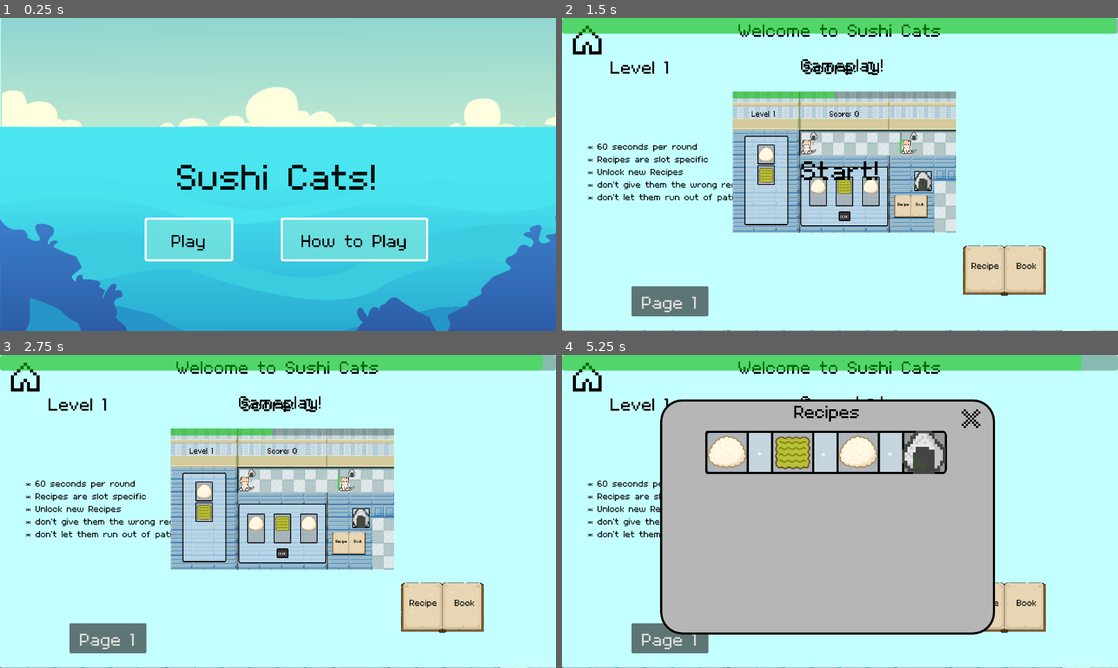
Above: before the commit, frames 1-4 (two rows, left to right).
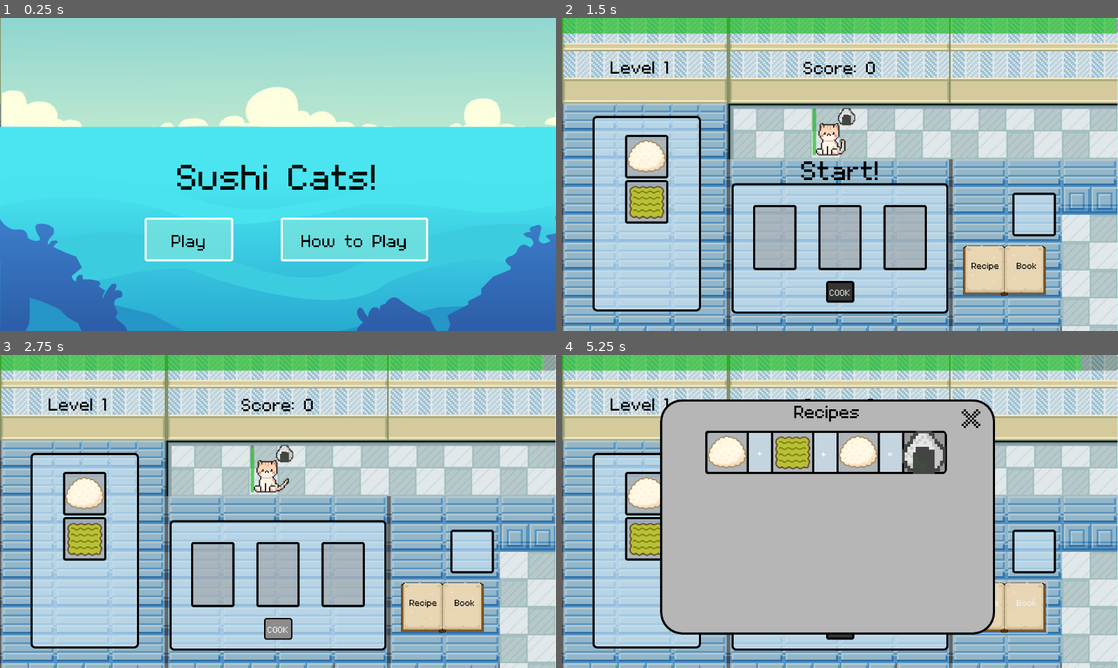
Above: after the commit, the same moments.

Repository: leobarber3/sushiCats
Game: Godot game, scene res://scenes/main.tscn
Same seed, same stepped clock (60 frames per second), same inputs: the game is played once before the commit and once after it.
Inputs (mouse positions are in pixels of both pictures, inside the frame that each line leads up to):
- Up to frame 1 (0.25 s): no input
- Up to frame 2 (1.5 s): click (589, 39) at 0.52 s; click "Play" at 1.25 s
- Up to frame 3 (2.75 s): click "COOK" at 2 s
- Up to frame 4 (5.25 s): click "Recipe Book" at 2.75 s; click (667, 636) at 3.5 s, where only the run before the commit has a clickable "Page 1"; click (1001, 646) at 4.25 s, where only the run before the commit has a clickable "Page 2"; tap Enter (ui_accept) at 5 s; hold Right (move_right) from 5.03 s (still down); tap 1 (stop) at 5.1 s

The runs differ from the first frame. In frame 1, less than 0.1% of the frame differs, in the area x 0-1%, y 0-35%; in frame 2, 89%; in frame 3, 89%, in the area x 0-100%, y 0-100%; in frame 4, 50%.

Commit message:
how to play buttons done

Diff:
--- a/scenes/HUD.tscn
+++ b/scenes/HUD.tscn
@@ -13,6 +13,78 @@
 
 [sub_resource type="StyleBoxEmpty" id="StyleBoxEmpty_twldb"]
 
+[sub_resource type="StyleBoxFlat" id="StyleBoxFlat_t8u3o"]
+bg_color = Color(0.21176471, 0.7647059, 0.8039216, 0.54901963)
+border_width_left = 5
+border_width_top = 5
+border_width_right = 5
+border_width_bottom = 5
+border_color = Color(0, 0, 0, 1)
+corner_radius_top_left = 5
+corner_radius_top_right = 5
+corner_radius_bottom_right = 5
+corner_radius_bottom_left = 5
+
+[sub_resource type="StyleBoxFlat" id="StyleBoxFlat_pn61u"]
+bg_color = Color(0.19371587, 0.85757273, 0.8757692, 0.54901963)
+border_width_left = 5
+border_width_top = 5
+border_width_right = 5
+border_width_bottom = 5
+border_color = Color(0, 0, 0, 1)
+corner_radius_top_left = 5
+corner_radius_top_right = 5
+corner_radius_bottom_right = 5
+corner_radius_bottom_left = 5
+
+[sub_resource type="StyleBoxFlat" id="StyleBoxFlat_rvumk"]
+bg_color = Color(0.19215687, 0.85882354, 0.8745098, 0.54901963)
+border_width_left = 5
+border_width_top = 5
+border_width_right = 5
+border_width_bottom = 5
+border_color = Color(0, 0, 0, 1)
+corner_radius_top_left = 5
+corner_radius_top_right = 5
+corner_radius_bottom_right = 5
+corner_radius_bottom_left = 5
+
+[sub_resource type="StyleBoxFlat" id="StyleBoxFlat_rq3sv"]
+bg_color = Color(0.21176471, 0.7647059, 0.8039216, 0.54901963)
+border_width_left = 5
+border_width_top = 5
+border_width_right = 5
+border_width_bottom = 5
+border_color = Color(0, 0, 0, 1)
+corner_radius_top_left = 5
+corner_radius_top_right = 5
+corner_radius_bottom_right = 5
+corner_radius_bottom_left = 5
+
+[sub_resource type="StyleBoxFlat" id="StyleBoxFlat_u5cq1"]
+bg_color = Color(0.19215687, 0.85882354, 0.8745098, 0.54901963)
+border_width_left = 5
+border_width_top = 5
+border_width_right = 5
+border_width_bottom = 5
+border_color = Color(0, 0, 0, 1)
+corner_radius_top_left = 5
+corner_radius_top_right = 5
+corner_radius_bottom_right = 5
+corner_radius_bottom_left = 5
+
+[sub_resource type="StyleBoxFlat" id="StyleBoxFlat_5eteg"]
+bg_color = Color(0.19215687, 0.85882354, 0.8745098, 0.54901963)
+border_width_left = 5
+border_width_top = 5
+border_width_right = 5
+border_width_bottom = 5
+border_color = Color(0, 0, 0, 1)
+corner_radius_top_left = 5
+corner_radius_top_right = 5
+corner_radius_bottom_right = 5
+corner_radius_bottom_left = 5
+
 [sub_resource type="StyleBoxFlat" id="StyleBoxFlat_k4w17"]
 bg_color = Color(0.71212894, 0.71212953, 0.71212924, 1)
 border_width_left = 5
@@ -184,6 +256,7 @@
 offset_bottom = 40.0
 
 [node name="HowToPlayScreen" type="Control" parent="ScreenManager" unique_id=876507751]
+visible = false
 anchors_preset = 0
 offset_right = 926.0
 offset_bottom = 858.0
@@ -250,6 +323,92 @@
 offset_left = 60.0
 offset_top = 281.0
 offset_right = 1168.0
+offset_bottom = 662.0
+theme_override_colors/font_color = Color(0, 0, 0, 1)
+theme_override_fonts/font = ExtResource("3_7hsmw")
+theme_override_font_sizes/font_size = 32
+text = "* 60 seconds per round
+* Recipes are slot specific
+* Unlock new Recipes
+* don't give them the wrong recipe
+* don't let them run out of patience
+* get score >= 50 to advance to next level
+"
+
+[node name="HomeButton" type="Button" parent="ScreenManager/HowToPlayScreen" unique_id=1247055201]
+layout_mode = 0
+offset_left = 19.0
+offset_top = 14.0
+offset_right = 97.0
+offset_bottom = 88.0
+theme_override_fonts/font = ExtResource("3_7hsmw")
+theme_override_font_sizes/font_size = 64
+theme_override_styles/normal = SubResource("StyleBoxEmpty_twldb")
+icon = ExtResource("5_k4w17")
+icon_alignment = 1
+expand_icon = true
+
+[node name="PageTwoButton" type="Button" parent="ScreenManager/HowToPlayScreen" unique_id=702412792]
+layout_mode = 0
+offset_left = 1020.0
+offset_top = 626.0
+offset_right = 1197.0
+offset_bottom = 695.0
+theme_override_colors/font_color = Color(1, 1, 1, 1)
+theme_override_colors/font_pressed_color = Color(0, 0, 0, 1)
+theme_override_colors/font_hover_color = Color(0, 0, 0, 1)
+theme_override_fonts/font = ExtResource("3_7hsmw")
+theme_override_font_sizes/font_size = 64
+theme_override_styles/normal = SubResource("StyleBoxFlat_t8u3o")
+theme_override_styles/pressed = SubResource("StyleBoxFlat_pn61u")
+theme_override_styles/hover = SubResource("StyleBoxFlat_rvumk")
+text = "Page 2"
+
+[node name="HowToPlayScreen2" type="Control" parent="ScreenManager" unique_id=2095212888]
+visible = false
+anchors_preset = 0
+offset_right = 926.0
+offset_bottom = 858.0
+
+[node name="ColorRect" type="ColorRect" parent="ScreenManager/HowToPlayScreen2" unique_id=1216916200]
+layout_mode = 0
+offset_right = 1280.0
+offset_bottom = 718.0
+color = Color(0.76862746, 1, 1, 1)
+
+[node name="TitleLabel" type="Label" parent="ScreenManager/HowToPlayScreen2/ColorRect" unique_id=1909251024]
+layout_mode = 1
+anchors_preset = 5
+anchor_left = 0.5
+anchor_right = 0.5
+offset_left = -640.0
+offset_right = 640.0
+offset_bottom = 153.0
+grow_horizontal = 2
+theme_override_colors/font_color = Color(0, 0, 0, 1)
+theme_override_fonts/font = ExtResource("3_7hsmw")
+theme_override_font_sizes/font_size = 64
+text = "Welcome to Sushi Cats"
+horizontal_alignment = 1
+
+[node name="HowToPlayTitle" type="Label" parent="ScreenManager/HowToPlayScreen2/ColorRect" unique_id=561690780]
+layout_mode = 0
+offset_left = 11.0
+offset_top = 60.0
+offset_right = 1281.0
+offset_bottom = 152.0
+theme_override_colors/font_color = Color(0, 0, 0, 1)
+theme_override_fonts/font = ExtResource("3_7hsmw")
+theme_override_font_sizes/font_size = 64
+text = "Gameplay!"
+horizontal_alignment = 1
+vertical_alignment = 1
+
+[node name="HowToPlayText" type="Label" parent="ScreenManager/HowToPlayScreen2/ColorRect" unique_id=1598671513]
+layout_mode = 0
+offset_left = 60.0
+offset_top = 281.0
+offset_right = 444.0
 offset_bottom = 662.0
 theme_override_colors/font_color = Color(0, 0, 0, 1)
 theme_override_fonts/font = ExtResource("3_7hsmw")
@@ -261,84 +420,6 @@
 * don't let them run out of patience
 "
 
-[node name="HomeButton" type="Button" parent="ScreenManager/HowToPlayScreen" unique_id=1247055201]
-layout_mode = 0
-offset_left = 19.0
-offset_top = 14.0
-offset_right = 97.0
-offset_bottom = 88.0
-theme_override_fonts/font = ExtResource("3_7hsmw")
-theme_override_font_sizes/font_size = 64
-theme_override_styles/normal = SubResource("StyleBoxEmpty_twldb")
-icon = ExtResource("5_k4w17")
-icon_alignment = 1
-expand_icon = true
-
-[node name="PageTwoButton" type="Button" parent="ScreenManager/HowToPlayScreen" unique_id=702412792]
-layout_mode = 0
-offset_left = 920.0
-offset_top = 635.0
-offset_right = 1097.0
-offset_bottom = 704.0
-theme_override_fonts/font = ExtResource("3_7hsmw")
-theme_override_font_sizes/font_size = 64
-text = "Page 2"
-
-[node name="HowToPlayScreen2" type="Control" parent="ScreenManager" unique_id=2095212888]
-anchors_preset = 0
-offset_right = 926.0
-offset_bottom = 858.0
-
-[node name="ColorRect" type="ColorRect" parent="ScreenManager/HowToPlayScreen2" unique_id=1216916200]
-layout_mode = 0
-offset_right = 1280.0
-offset_bottom = 718.0
-color = Color(0.76862746, 1, 1, 1)
-
-[node name="TitleLabel" type="Label" parent="ScreenManager/HowToPlayScreen2/ColorRect" unique_id=1909251024]
-layout_mode = 1
-anchors_preset = 5
-anchor_left = 0.5
-anchor_right = 0.5
-offset_left = -640.0
-offset_right = 640.0
-offset_bottom = 153.0
-grow_horizontal = 2
-theme_override_colors/font_color = Color(0, 0, 0, 1)
-theme_override_fonts/font = ExtResource("3_7hsmw")
-theme_override_font_sizes/font_size = 64
-text = "Welcome to Sushi Cats"
-horizontal_alignment = 1
-
-[node name="HowToPlayTitle" type="Label" parent="ScreenManager/HowToPlayScreen2/ColorRect" unique_id=561690780]
-layout_mode = 0
-offset_left = 11.0
-offset_top = 60.0
-offset_right = 1281.0
-offset_bottom = 152.0
-theme_override_colors/font_color = Color(0, 0, 0, 1)
-theme_override_fonts/font = ExtResource("3_7hsmw")
-theme_override_font_sizes/font_size = 64
-text = "Gameplay!"
-horizontal_alignment = 1
-vertical_alignment = 1
-
-[node name="HowToPlayText" type="Label" parent="ScreenManager/HowToPlayScreen2/ColorRect" unique_id=1598671513]
-layout_mode = 0
-offset_left = 60.0
-offset_top = 281.0
-offset_right = 444.0
-offset_bottom = 662.0
-theme_override_colors/font_color = Color(0, 0, 0, 1)
-theme_override_fonts/font = ExtResource("3_7hsmw")
-theme_override_font_sizes/font_size = 32
-text = "* 60 seconds per round
-* Recipes are slot specific
-* Unlock new Recipes
-* don't give them the wrong recipe
-* don't let them run out of patience
-"
-
 [node name="TextureRect" type="TextureRect" parent="ScreenManager/HowToPlayScreen2/ColorRect" unique_id=2040142066]
 layout_mode = 0
 offset_left = 393.0
@@ -363,12 +444,18 @@
 
 [node name="PageOneButton" type="Button" parent="ScreenManager/HowToPlayScreen2" unique_id=107379645]
 layout_mode = 0
-offset_left = 160.0
-offset_top = 617.0
-offset_right = 337.0
-offset_bottom = 686.0
-theme_override_fonts/font = ExtResource("3_7hsmw")
-theme_override_font_sizes/font_size = 64
+offset_left = 100.0
+offset_top = 626.0
+offset_right = 277.0
+offset_bottom = 695.0
+theme_override_colors/font_color = Color(1, 1, 1, 1)
+theme_override_colors/font_pressed_color = Color(0, 0, 0, 1)
+theme_override_colors/font_hover_color = Color(0, 0, 0, 1)
+theme_override_fonts/font = ExtResource("3_7hsmw")
+theme_override_font_sizes/font_size = 64
+theme_override_styles/normal = SubResource("StyleBoxFlat_rq3sv")
+theme_override_styles/pressed = SubResource("StyleBoxFlat_u5cq1")
+theme_override_styles/hover = SubResource("StyleBoxFlat_5eteg")
 text = "Page 1"
 
 [node name="RecipeBookScreen" type="Control" parent="ScreenManager" unique_id=1890513879]
@@ -457,7 +544,6 @@
 expand_icon = true
 
 [node name="HomeScreen" type="Control" parent="ScreenManager" unique_id=487187303]
-visible = false
 anchors_preset = 0
 offset_right = 40.0
 offset_bottom = 40.0
--- a/scripts/game.gd
+++ b/scripts/game.gd
@@ -32,18 +32,6 @@
 			var cat = cat_scene.instantiate()
 			# add cat to empty slot
 			customer_slot.add_child(cat)
-
-			#var food = food_list[randi() % food_list.size()]
-
-			#this will cause index out of bounds error eventually.
-			#if level == food_list.size() || level == 0 :
-				#spawn_timer.stop()
-				#start_over()
-			# if level is = to food list size then you beat the game!
-			# OLD:
-			#if level >= food_list.size():
-				#var food =  food_list[randi() % food_list.size()]
-
 			# Chooses between food_list size and level to avoid out of bounds index
 			var food = food_list[randi() % min(level, food_list.size())]
 			cat.setup(food)
@@ -74,7 +62,7 @@
 		spawn_timer.stop()
 		game_over("Your score went into the negatives!")
 		# OLD : start_over()
-	elif score > 40:
+	elif score >= 50:
 			spawn_timer.stop()
 			level_complete()
 
@@ -116,13 +104,6 @@
 	return recipe_book
 
 
-
-
-
-
-
-
-
 func update_cooking_recipes():
 	var unlocked_recipes : Array[Recipe] = []
 	var unlocked_foods = food_list.slice(0, min(level, food_list.size()))
@@ -158,7 +139,7 @@
 
 	# Create a new timer to spawn more cats sequentially
 	spawn_timer = Timer.new()
-	spawn_timer.wait_time = 10.0 # spawn a cat every 10 seconds
+	spawn_timer.wait_time = 8.0 # spawn a cat every 10 seconds
 	# Connect the spawn_timers timeout() signal to cat
 	# so a cat will spawn each 15 second timeout
 	spawn_timer.timeout.connect(spawn_cat)
